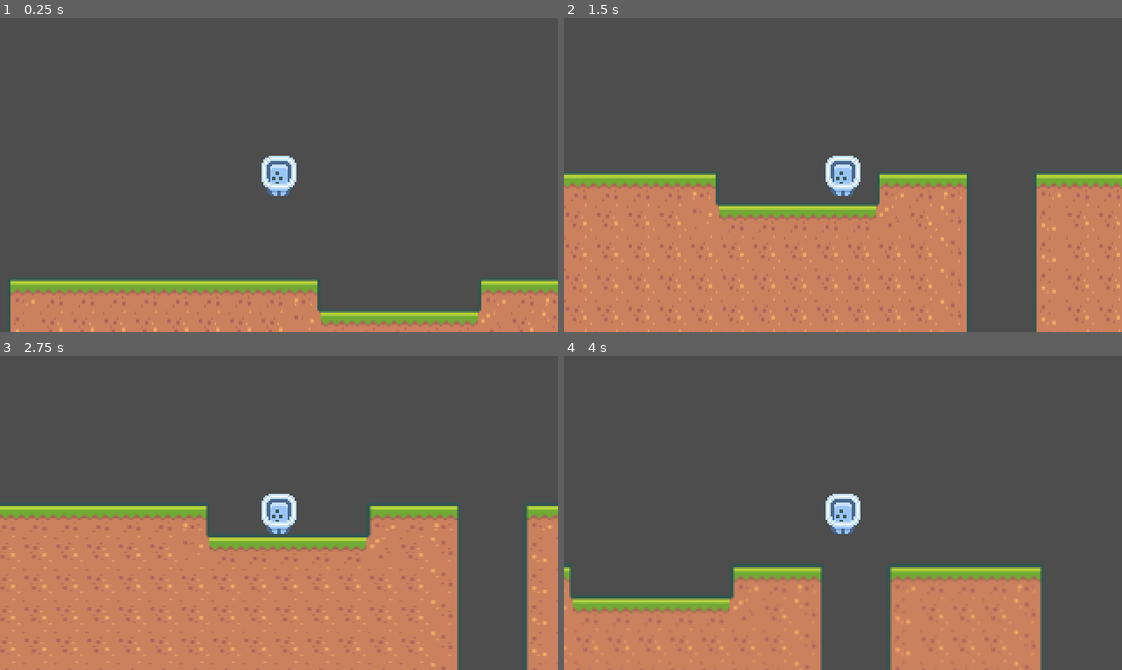
Above: before the commit, frames 1-4 (two rows, left to right).
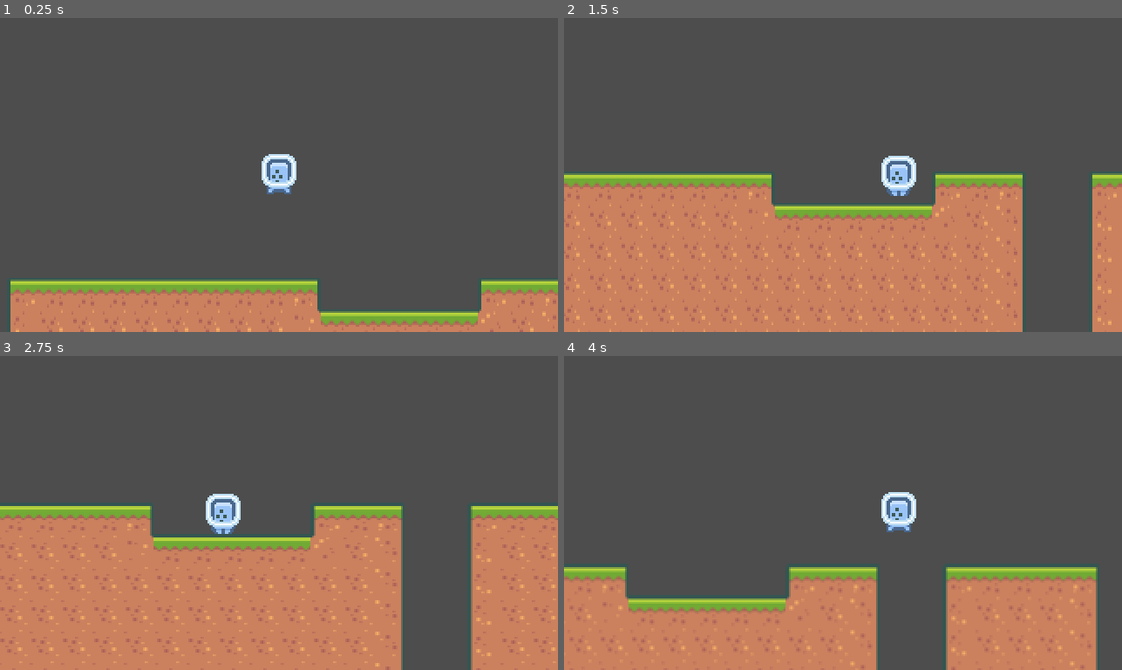
Above: after the commit, the same moments.

Repository: mrnustik/godot_basic_platformer
Game: Godot game, scene res://World.tscn
Same seed, same stepped clock (60 frames per second), same inputs: the game is played once before the commit and once after it.
Inputs:
- Up to frame 1 (0.25 s): no input
- Up to frame 2 (1.5 s): tap Enter (ui_accept) at 0.5, 0.77 s; hold Right (ui_right) from 0.53 s (still down)
- Up to frame 3 (2.75 s): tap Enter (ui_accept) at 1.52 s; release Right (ui_right) at 2.03 s; hold Left (ui_left) from 2.03 s (still down)
- Up to frame 4 (4 s): release Left (ui_left) at 2.78 s; hold Right (ui_right) from 2.78 s (still down); tap Enter (ui_accept) at 3.02, 3.77 s

The runs differ from the first frame. In frame 1, 0.4% of the frame differs, in the area x 46-54%, y 43-57%; in frame 2, 17%; in frame 3, 18%, in the area x 0-100%, y 43-100%; in frame 4, 16%.

Commit message:
Add basic player animations

Diff:
--- a/src/Player.gd
+++ b/src/Player.gd
@@ -6,6 +6,8 @@
 
 # Get the gravity from the project settings to be synced with RigidBody nodes.
 var gravity = ProjectSettings.get_setting("physics/2d/default_gravity")
+
+@onready var animationSprite: AnimatedSprite2D = get_node("AnimatedSprite2d")
 
 
 func _physics_process(delta):
@@ -25,4 +27,12 @@
 	else:
 		velocity.x = move_toward(velocity.x, 0, SPEED)
 
+	if velocity.x != 0:
+		animationSprite.play("Run")
+	elif velocity.y != 0:
+		animationSprite.play("Jump")
+	else:
+		animationSprite.play("Idle")
+
+
 	move_and_slide()
--- a/src/Player.tscn
+++ b/src/Player.tscn
@@ -6,6 +6,10 @@
 [sub_resource type="AtlasTexture" id="AtlasTexture_7vbfg"]
 atlas = ExtResource("1_6hi6p")
 region = Rect2(48, 0, 24, 24)
+
+[sub_resource type="AtlasTexture" id="AtlasTexture_awyr2"]
+atlas = ExtResource("1_6hi6p")
+region = Rect2(72, 0, 24, 24)
 
 [sub_resource type="AtlasTexture" id="AtlasTexture_d24hw"]
 atlas = ExtResource("1_6hi6p")
@@ -22,6 +26,11 @@
 "name": &"Idle",
 "speed": 5.0
 }, {
+"frames": [SubResource("AtlasTexture_awyr2")],
+"loop": true,
+"name": &"Jump",
+"speed": 5.0
+}, {
 "frames": [SubResource("AtlasTexture_d24hw"), SubResource("AtlasTexture_pq5aq")],
 "loop": true,
 "name": &"Run",
@@ -36,7 +45,7 @@
 
 [node name="AnimatedSprite2d" type="AnimatedSprite2D" parent="."]
 frames = SubResource("SpriteFrames_qmmme")
-animation = &"Idle"
+animation = &"Jump"
 playing = true
 
 [node name="CollisionShape2d" type="CollisionShape2D" parent="."]
@@ -45,4 +54,4 @@
 
 [node name="Camera2d" type="Camera2D" parent="."]
 current = true
-smoothing_enabled = true
+drag_horizontal_enabled = true
Not shown: 1 places in src/Player.tscn that only renumber resources
